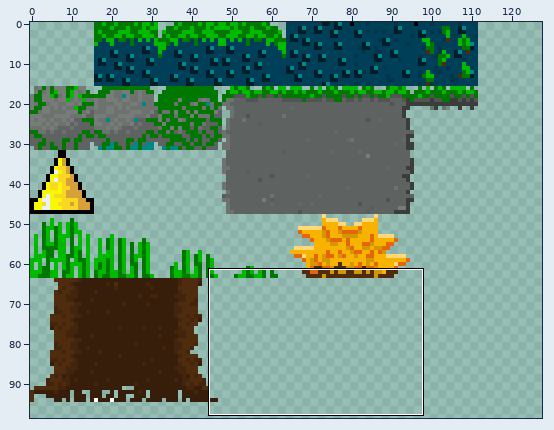
Edited in one commit: sprite sheet (resources/img/alientileset.png). Above: a wide view before the commit, with the close-up outlined.
Close-up. Old version:
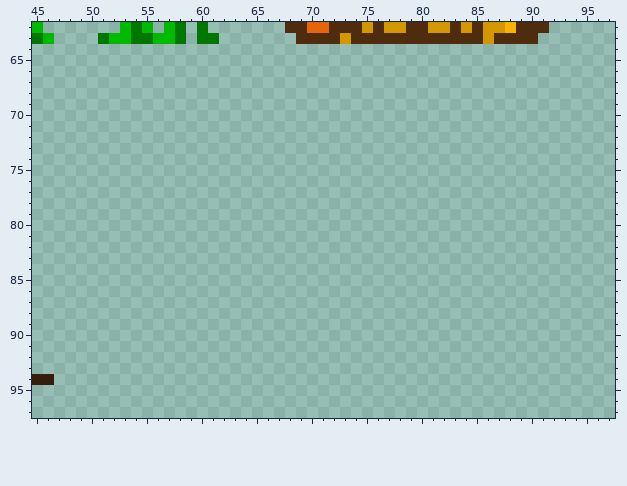
The file is 128x128 pixels. Pixels under 10% opacity are left out. Colours within 5 levels of each other are drawn and written as one. Shown: x 45..97, y 62..97. The wide view leaves out empty margins. The commit also changed other parts of the picture, which this record leaves out.
The result:
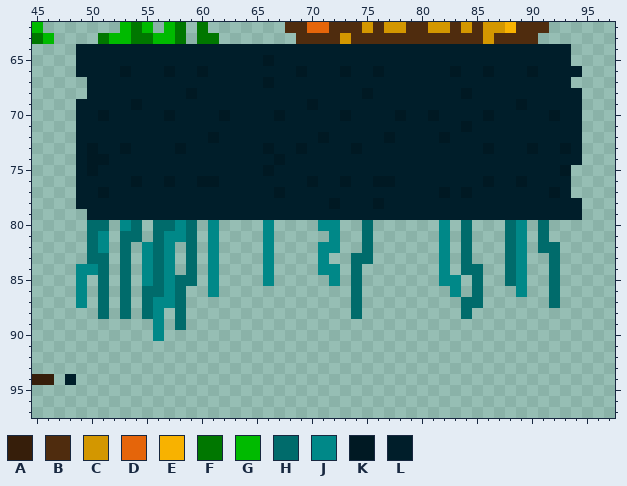
Palette (. is transparent): A #361e0a  B #4f2c0e  C #d39700  D #e5650a  E #f8b200  F #007700  G #00ba00  H #006b6b  J #008888  K #001923  L #001e2a
The edit:
Colour H is added in row 80 at x 50 to 51, 54, 56 to 57, 59, 75, 84, 88 and 91; in row 81 at x 50, 53 to 54, 56, 59, 75, 84, 88 and 91; in row 82 at x 50, 53, 56, 59, 75, 84, 88 and 91 to 92; in row 83 at x 50 to 51, 53, 56, 59, 74 to 75, 84, 88 and 92; in row 84 at x 51, 53, 56, 59, 74, 84 to 85, 88 and 92; in row 85 at x 51, 53, 56, 58 to 59, 74, 85, 88 and 92.
Colour H is added in row 86 at x 51, 53, 55 to 56, 58, 74, 85 and 92; in row 87 at x 51, 53, 55, 58, 74, 84 to 85 and 92; in row 88 at x 51, 53, 55, 58, 74 and 84; in row 89 at x 58.
Colour J is added in row 80 at x 53, 58, 61, 66, 71 to 72, 82 and 89; in row 81 at x 51, 57 to 58, 61, 66, 72, 82 and 89; in row 82 at x 51, 55, 57, 61, 66, 71 to 72, 82 and 89; in row 83 at x 55, 57, 61, 66, 71, 82 and 89; in row 84 at x 49 to 50, 55, 57, 61, 66, 71 to 72, 82 and 89; in row 85 at x 49, 55, 57, 61, 66, 72, 82 to 83 and 89.
Colour J is added in row 86 at x 49, 57, 61, 83 and 89; in row 87 at x 49 and 56 to 57; in rows 88 to 90 at x 56.
Colour K is added in row 65 at x 66; in row 66 at x 53, 57, 60, 69, 73, 76, 83, 86 and 90; in row 67 at x 66; in row 68 at x 59, 75 and 84; in row 69 at x 54, 70 and 89; in row 70 at x 51, 57, 62, 67, 73, 78, 81, 86 and 92.
Colour K is added in row 71 at x 84; in row 72 at x 61, 71, 77 and 82; in row 73 at x 50, 53, 58, 66, 69, 74, 86, 90 and 93; in row 74 at x 50 to 51 and 67; in row 75 at x 50, 66 and 93; in row 76 at x 54, 57, 60 to 61, 70, 73, 76 to 77, 86 and 89.
Colour K is added in row 77 at x 51, 67, 82, 84 and 92; in row 78 at x 72 and 76.
Colour L is added in row 64 at x 49 to 93; in row 65 at x 49 to 65 and 67 to 93; in row 66 at x 49 to 52, 54 to 56, 58 to 59, 61 to 68, 70 to 72, 74 to 75, 77 to 82, 84 to 85, 87 to 89 and 91 to 94; in row 67 at x 50 to 65 and 67 to 93; in row 68 at x 50 to 58, 60 to 74, 76 to 83 and 85 to 94; in row 69 at x 49 to 53, 55 to 69, 71 to 88 and 90 to 94.
Colour L is added in row 70 at x 49 to 50, 52 to 56, 58 to 61, 63 to 66, 68 to 72, 74 to 77, 79 to 80, 82 to 85, 87 to 91 and 93 to 94; in row 71 at x 49 to 83 and 85 to 94; in row 72 at x 49 to 60, 62 to 70, 72 to 76, 78 to 81 and 83 to 94; in row 73 at x 49, 51 to 52, 54 to 57, 59 to 65, 67 to 68, 70 to 73, 75 to 85, 87 to 89, 91 to 92 and 94; in row 74 at x 49, 52 to 66 and 68 to 94; in row 75 at x 49, 51 to 65 and 67 to 92.
Colour L is added in row 76 at x 49 to 53, 55 to 56, 58 to 59, 62 to 69, 71 to 72, 74 to 75, 78 to 85, 87 to 88 and 90 to 93; in row 77 at x 49 to 50, 52 to 66, 68 to 81, 83, 85 to 91 and 93; in row 78 at x 49 to 71, 73 to 75 and 77 to 94; in row 79 at x 50 to 94; in row 94 at x 48.
Boxes around the changes in both close-ups, in picture pixels (x1, y1, x2, y2):
added: (76, 44, 582, 341)
added: (65, 374, 76, 385)
